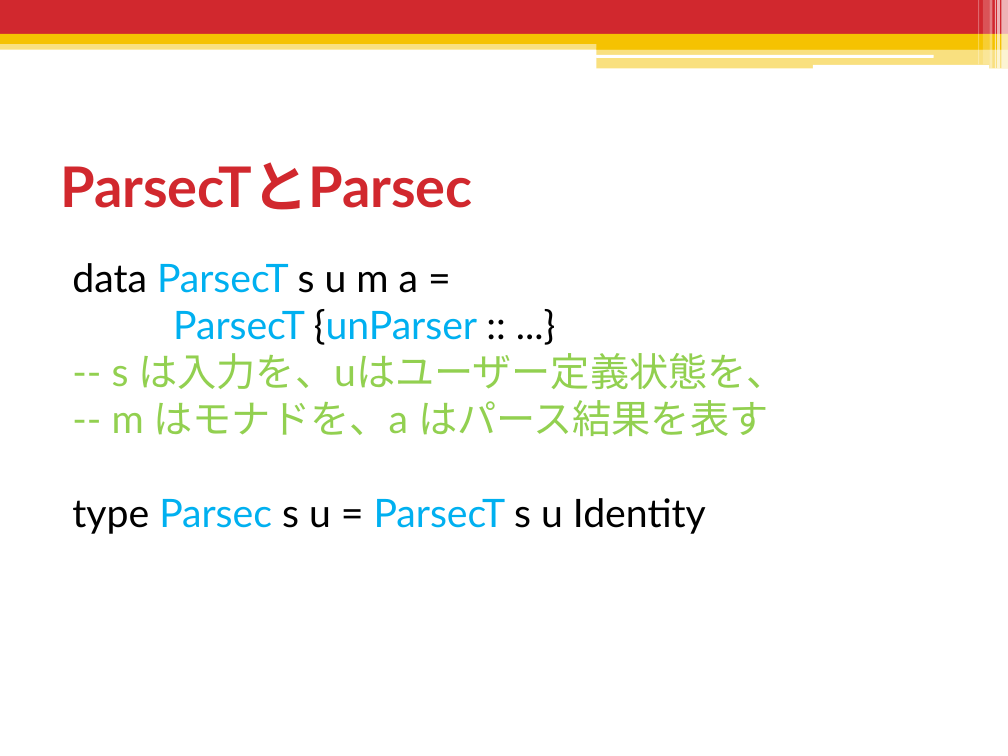
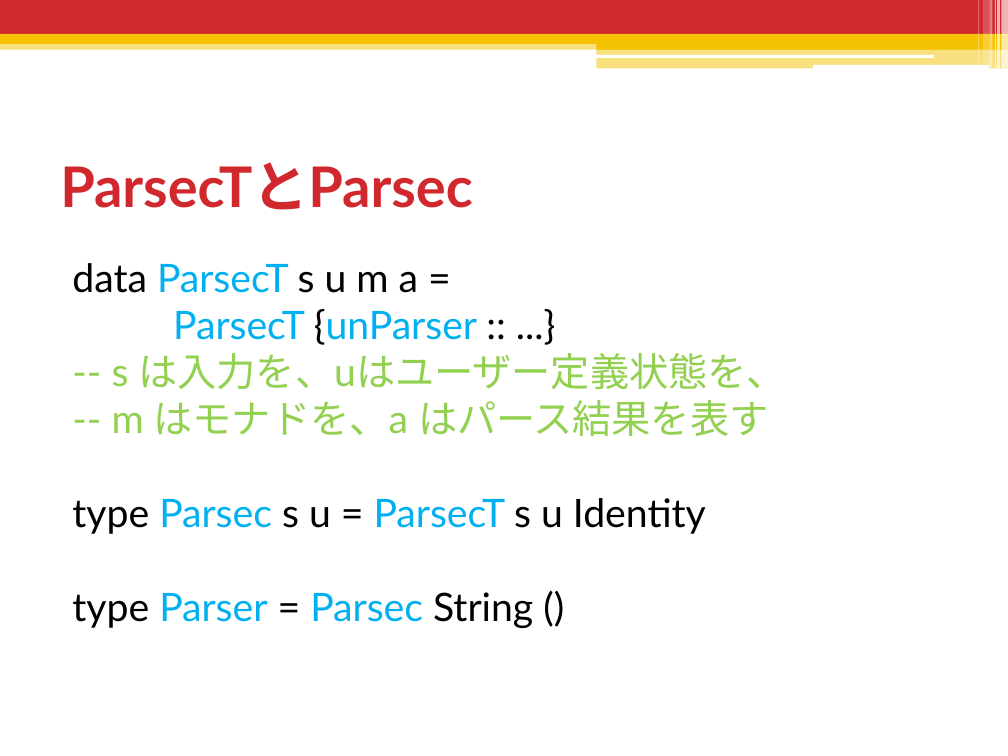
Before and after one commit to shiatsumat/HaskellLecture, a slide deck: slide 156 of 2_monad/slides/2_monad.pptx. Drawn at 1008x756 pixels with LibreOffice and Linux fonts; fonts in the diff are those of the drawing. Boxes give left, top, right and bottom in pixels: in the first picture for what was removed or moved away, otherwise in the second. Text is boxed around its words. In the diff, an @@ line names an element or a change of style, - is before the commit and + after.

```diff
--- a/2_monad/slides/2_monad.pptx
+++ b/2_monad/slides/2_monad.pptx
@@ text at (72,263,786,628): text changed; text colour #92D050 to #00B0F0 @@
-data ParsecT s u m a =
-ParsecT {unParser :: ...}
--- s は入力を、uはユーザー定義状態を、
--- m はモナドを、a はパース結果を表す
-type Parsec s u = ParsecT s u Identity
+data ParsecT s u m a =
+ParsecT {unParser :: ...}
+-- s は入力を、uはユーザー定義状態を、
+-- m はモナドを、a はパース結果を表す
+type Parsec s u = ParsecT s u Identity
+type Parser = Parsec String ()
```
Also in this commit, not shown: 10 other slides changed, 4 slides added, 3 slides removed, 2 other files.
